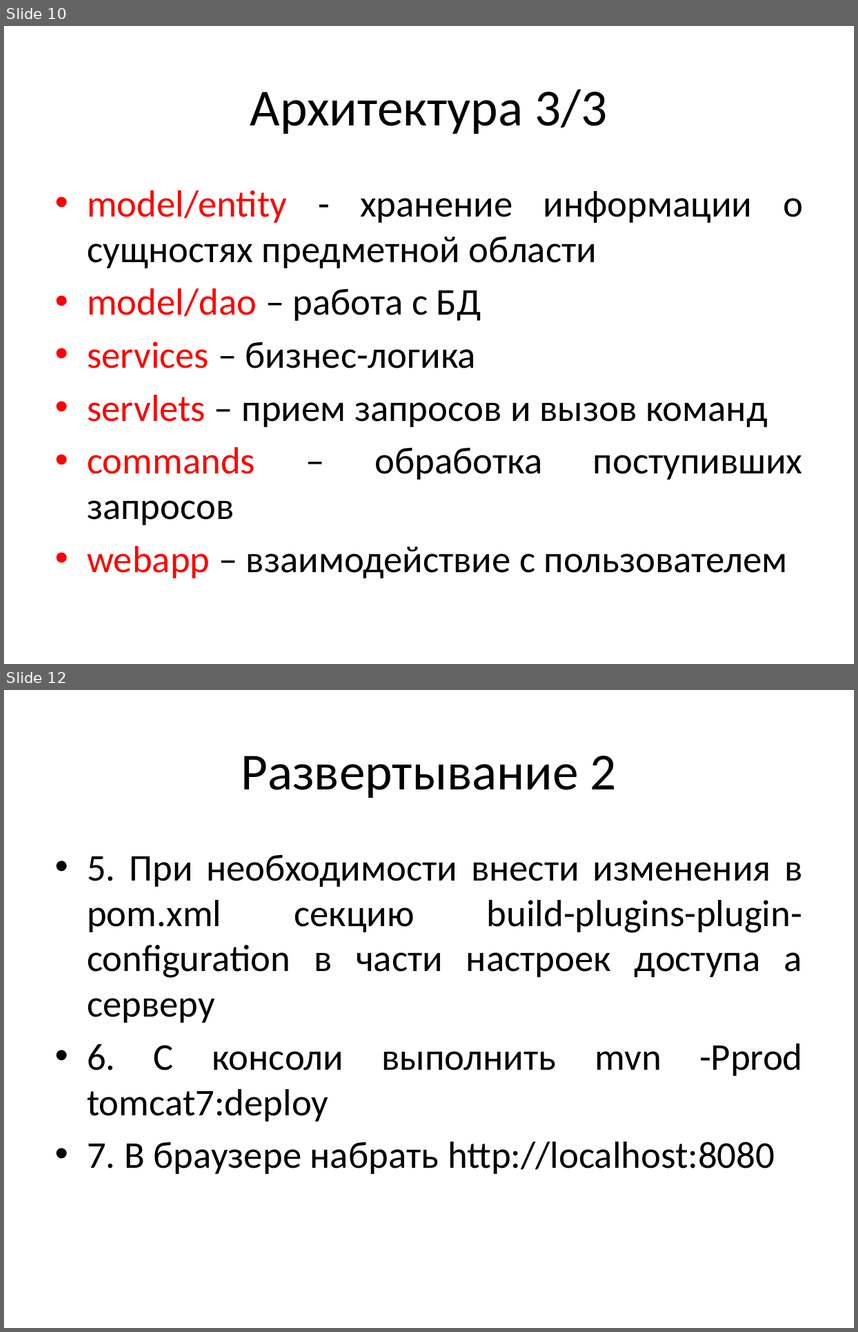
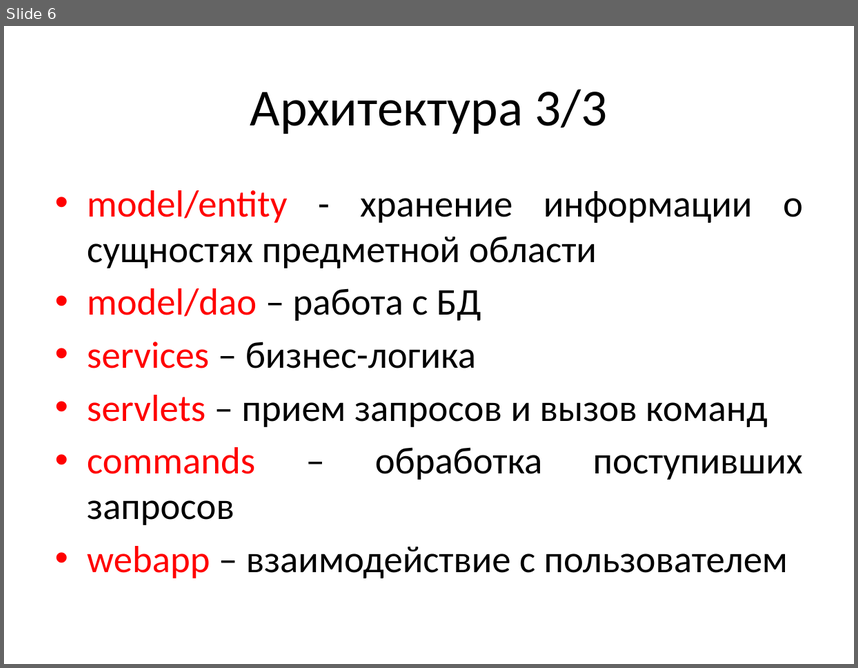
Before and after one commit to MikhailGlushko/FinalProject, a slide deck: doc/README.pptx. Shown one above the other, each under a label of ours: slides 10 and 12 before the commit, slide 6 after it; the slides between them are not shown. The pictures are 858x1332 and 858x668 pixels, drawn with LibreOffice and Linux fonts; fonts in the diff are those of the drawing. Boxes give left, top, right and bottom in pixels: in the first picture for what was removed or moved away, otherwise in the second. Text is boxed around its words. In the diff, an @@ line names an element or a change of style, - is before the commit and + after.

```diff
--- a/doc/README.pptx
+++ b/doc/README.pptx
@@ slide 12 removed at bbox=[4, 690, 854, 1328], background #FFFFFF @@
@@ title removed at bbox=[241, 756, 617, 798] @@
-Развертывание 2
@@ text removed at bbox=[87, 854, 803, 1174] @@
-• 5. При необходимости внести изменения в pom.xml секцию build-plugins-plugin-configuration в части настроек доступа а серверу
-• 6. С консоли выполнить mvn -Pprod tomcat7:deploy
-• 7. В браузере набрать http://localhost:8080
@@ what was slide 10 is now slide 6 @@
```
Also in this commit, not shown: 6 slides added, 7 other slides removed, 1 other file.
